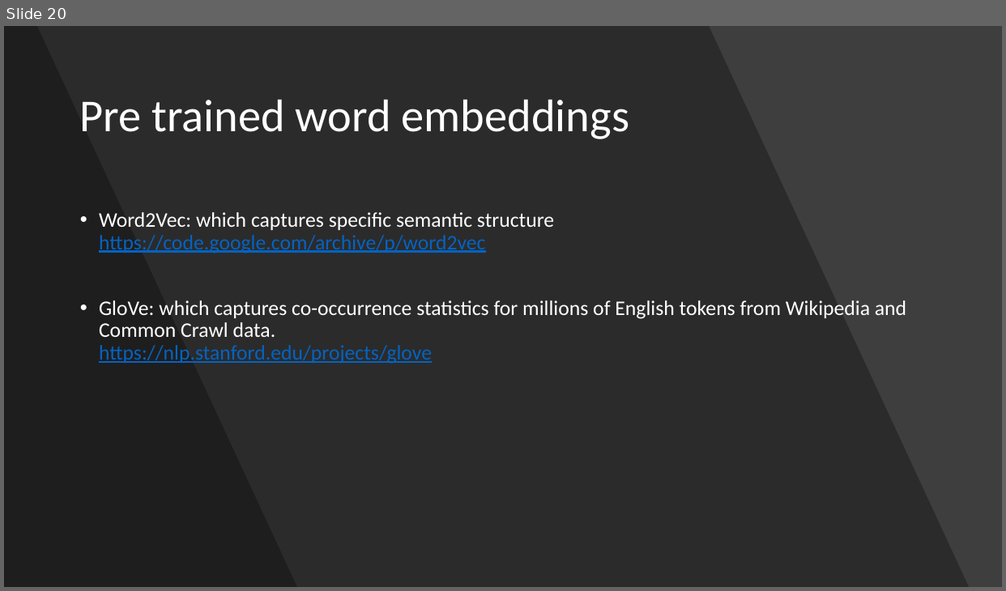
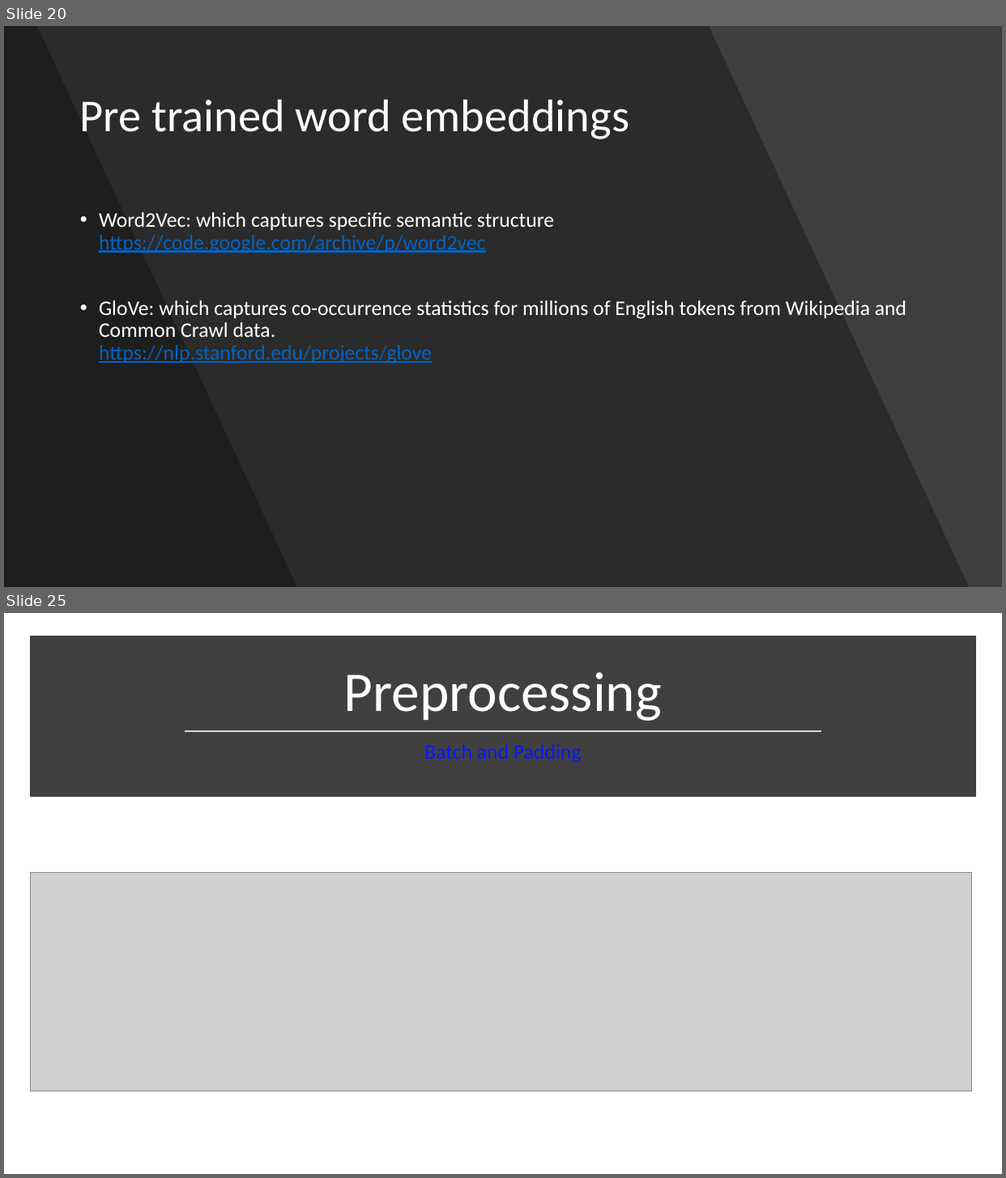
Before and after one commit to ravikg/deep-learning-nlp-kaggle-toxic-comment, a slide deck: ppt/workshop.pptx. Shown one above the other, each under a label of ours: slide 20 before the commit, slides 20 and 25 after it; the slides between them are not shown. The pictures are 1006x591 and 1006x1178 pixels, drawn with LibreOffice and Linux fonts; fonts in the diff are those of the drawing; grey boxes stand for pictures. Boxes give left, top, right and bottom in pixels: in the first picture for what was removed or moved away, otherwise in the second. Text is boxed around its words. In the diff, an @@ line names an element or a change of style, - is before the commit and + after.

```diff
--- a/ppt/workshop.pptx
+++ b/ppt/workshop.pptx
@@ slide 25 added at [4, 613, 1002, 1174], background #FFFFFF @@
@@ rectangle added at [35, 641, 971, 793], fill #404040, outline #404040 10 pt @@
@@ title added at [344, 672, 662, 721], 54 pt, text #FFFFFF @@
+Preprocessing
@@ line added from (185, 731) to (821, 731), #D9D9D9 1.75 pt @@
@@ text added at [424, 744, 581, 763], 20 pt, text #0818FE @@
+Batch and Padding
@@ picture added at [30, 873, 971, 1092] @@
```
Also in this commit, not shown: 2 slides changed, 31 other slides added, 1 slide removed, 4 other files.
